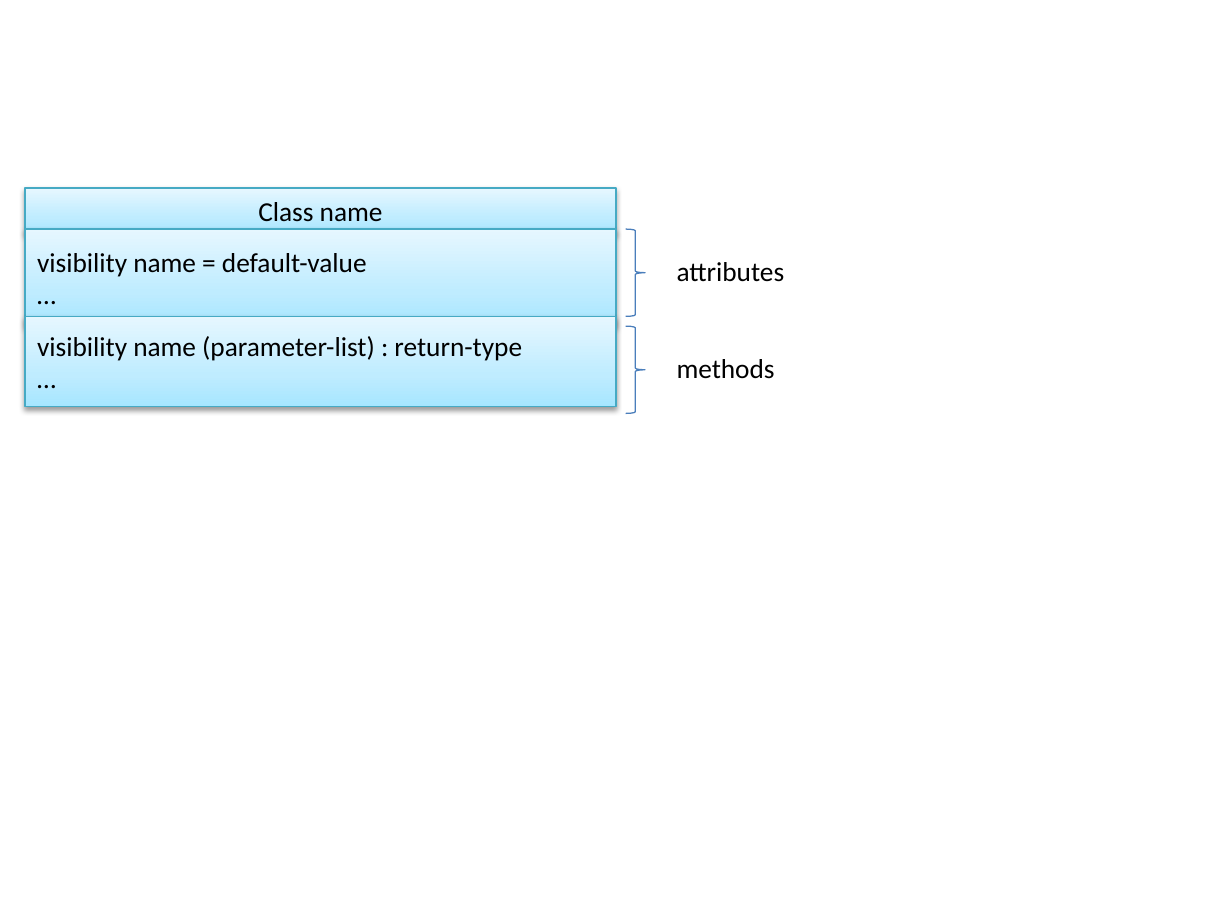
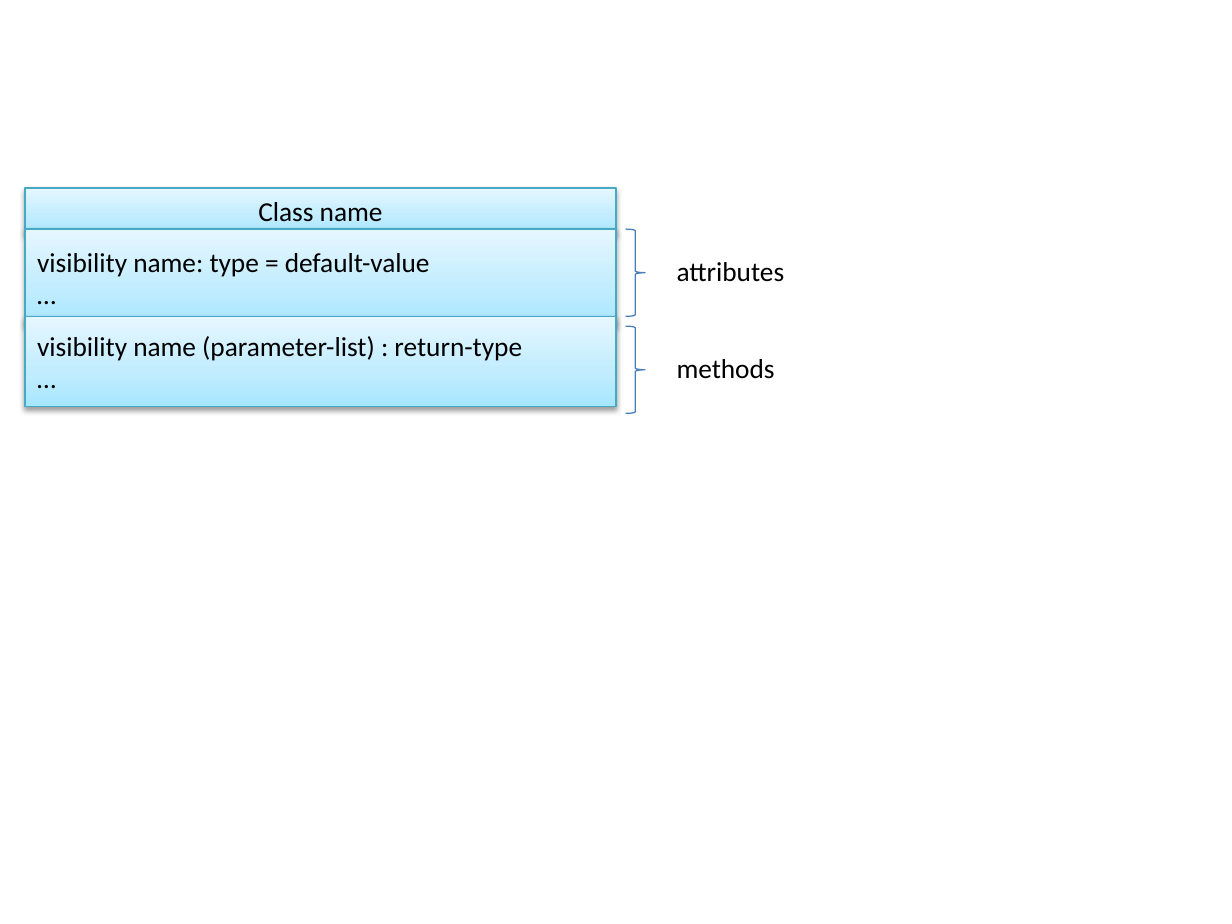
Before and after one commit to se-edu/se-book, a slide deck: slide 1 of diagrams/uml/classDiagrams/classes/basicNotation.pptx. Drawn at 1232x924 pixels with LibreOffice and Linux fonts; fonts in the diff are those of the drawing. Boxes give left, top, right and bottom in pixels: in the first picture for what was removed or moved away, otherwise in the second. Text is boxed around its words. In the diff, an @@ line names an element or a change of style, - is before the commit and + after.

```diff
--- a/diagrams/uml/classDiagrams/classes/basicNotation.pptx
+++ b/diagrams/uml/classDiagrams/classes/basicNotation.pptx
@@ text in rectangle at box(37, 253, 430, 277): text changed @@
-visibility name = default-value
+visibility name: type = default-value
```
Also in this commit, not shown: 2 other files.
